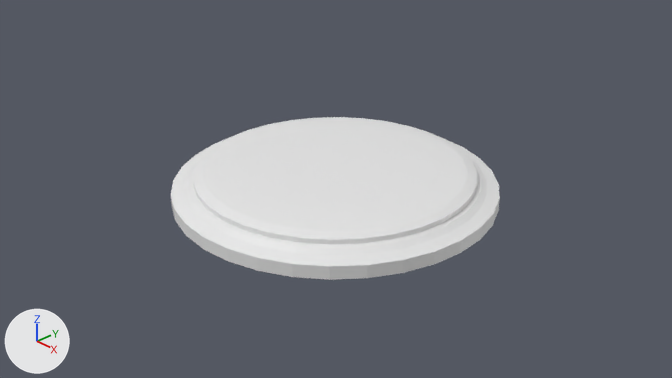
Two versions of the Blender file Blender/bounce_pad.blend, one commit apart.
Rendered twice from the file's camera 'Camera'. Every picture has the same lights, and +X, +Y and +Z are marked at lower left.

The older version as bpy lines, for what is in view:
```python
me_cylinder = bpy.data.meshes.new('Cylinder')
me_cylinder.from_pydata(...)  # 320 vertices, 290 faces; spans x -1.0..1.0, y -1.0..1.0, z -1.0..2.24
ob_cylinder = bpy.data.objects.new('Cylinder', me_cylinder)
ob_cylinder.location = (0.0, 0.0, 0.0)
ob_cylinder.scale = (1.96, 1.96, 0.129)
```
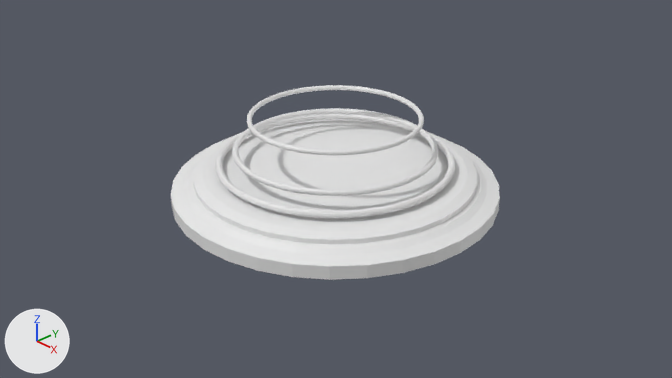
Commit message: edited bounce pad

What changed in the scene script:
```text
Add me_torus_002:
    me_torus_002.from_pydata(...)  # a torus around z (ring radius 1.0, tube radius 0.03) spanning x -1.03..1.03, y -1.03..1.03, z -0.03..0.03
Add ob_torus_002:
    ob_torus_002 = bpy.data.objects.new('Torus.002', me_torus_002)
    ob_torus_002.location = (0.0, 0.0, 0.32)
    ob_torus_002.scale = (1.38, 1.38, 1.38)
Add ob_torus_001:
    ob_torus_001 = bpy.data.objects.new('Torus.001', me_torus_002.copy())
    ob_torus_001.location = (0.0, 0.0, 0.475)
    ob_torus_001.scale = (1.18, 1.18, 1.18)
Add ob_torus:
    ob_torus = bpy.data.objects.new('Torus', me_torus_002.copy())
    ob_torus.location = (0.0, 0.0, 0.863)
```

What differs and where, as boxes (x1, y1, x2, y2) in the pictures (672 x 378 px):
'Torus.002', added
    after: (215, 114, 455, 218)
'Torus.001', added
    after: (232, 108, 438, 196)
'Torus', added
    after: (247, 85, 424, 156)
